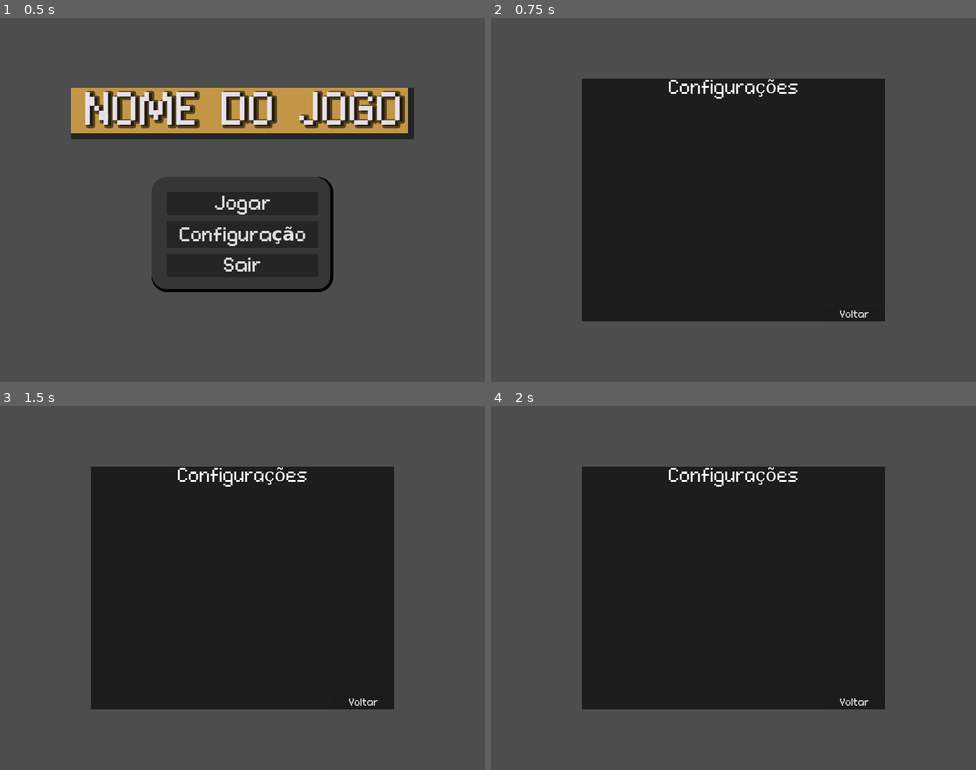
Above: before the commit, frames 1-4 (two rows, left to right).
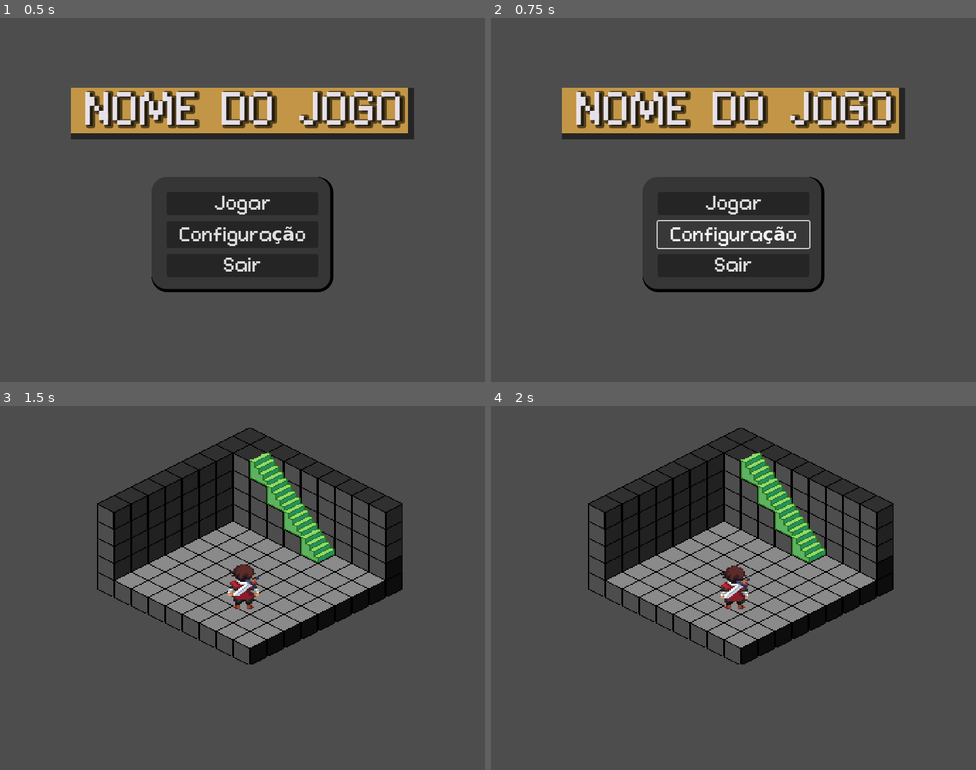
Above: after the commit, the same moments.

Repository: UnaFlor06/isotest
Game: Godot game, scene res://Cenas/MenuPrincipal.tscn
Same seed, same stepped clock (60 frames per second), same inputs: the game is played once before the commit and once after it. This scene is started directly instead of the project's main scene.
Inputs (mouse positions are in pixels of both pictures, inside the frame that each line leads up to):
- Up to frame 1 (0.5 s): no input
- Up to frame 2 (0.75 s): click "Configuração" at 0.5 s
- Up to frame 3 (1.5 s): click (242, 591) at 1.25 s, where only the run after the commit has a clickable "Jogar"
- Up to frame 4 (2 s): no input

Frame 1 is identical in both runs. In frame 2, 37% of the frame differs, in the area x 14-86%, y 16-84%; in frame 3, 37%; in frame 4, 37%, in the area x 18-83%, y 6-84%.

Commit message:
mudancas

Diff:
--- a/Cenas/Menu/menu_principal.gd
+++ b/Cenas/Menu/menu_principal.gd
@@ -5,7 +5,7 @@
 	get_tree().change_scene_to_file("res://Cenas/cena_principal.tscn")
 
 func _on_opcao_pressed() -> void:
-	get_tree().change_scene_to_file("res://Cenas/Menu/Config.tscn")
+	pass
 
 func _on_sair_pressed() -> void:
 	get_tree().quit()
--- a/Cenas/MenuPrincipal.tscn
+++ b/Cenas/MenuPrincipal.tscn
@@ -47,6 +47,7 @@
 script = ExtResource("1_w3ops")
 
 [node name="tela" type="MarginContainer" parent="."]
+process_mode = 3
 layout_mode = 1
 anchors_preset = 15
 anchor_right = 1.0
--- a/Cenas/Scripts/Camera.gd
+++ b/Cenas/Scripts/Camera.gd
@@ -11,8 +11,6 @@
 @onready var cam: Camera2D = $Player/Camera2D
 
 func _ready():
-
-
 	if cameraOn:
 		cam.zoom = Vector2(3.5, 3.5)
 		player.add_child(cam)
@@ -23,7 +21,8 @@
 		cam.zoom = Vector2(1.75,1.75)
 		player.add_child(cam)
 		cam.make_current()
-		player.habilitar_controles()
+
+	player.habilitar_controles()
 
 func zoom_out():
 	var tween = create_tween()
--- a/Cenas/Scripts/config_2.gd
+++ b/Cenas/Scripts/config_2.gd
@@ -1,6 +1,6 @@
 extends CanvasLayer
 
-var prox_cena = 1
+var prox_cena = 0
 @onready var Pause_cena = preload("res://Cenas/pause_menu.tscn")
 var instancia
 
--- a/Cenas/pause.gd
+++ b/Cenas/pause.gd
@@ -27,12 +27,9 @@
 	get_tree().paused = false
 	visible = false
 
-
 func _on_configuração_pressed() -> void:
 	instancia.visible = true
 	visible = false
 
-
 func _on_button_pressed() -> void:
-	get_tree().paused = false
-	get_tree().change_scene_to_file("res://Cenas/Menu/MenuPrincipal.tscn")
+	get_tree().change_scene_to_file("res://Cenas/MenuPrincipal.tscn")
